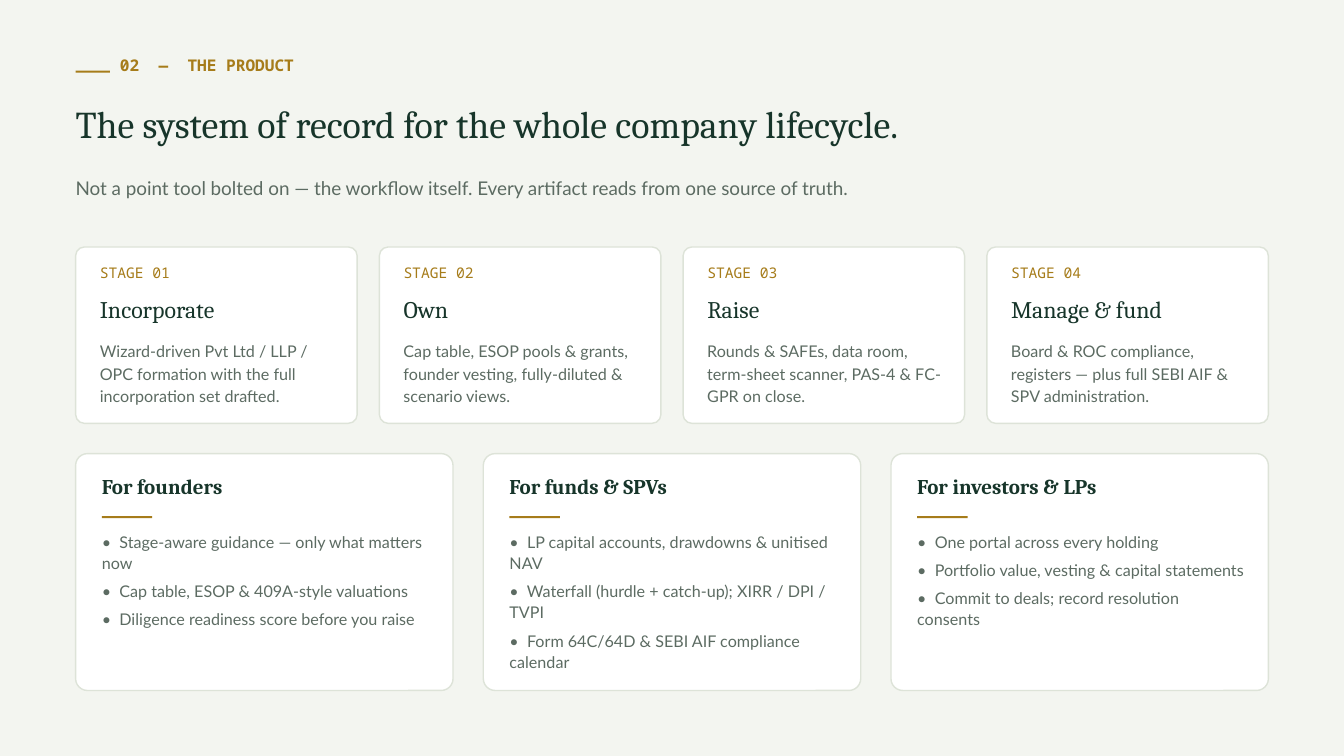
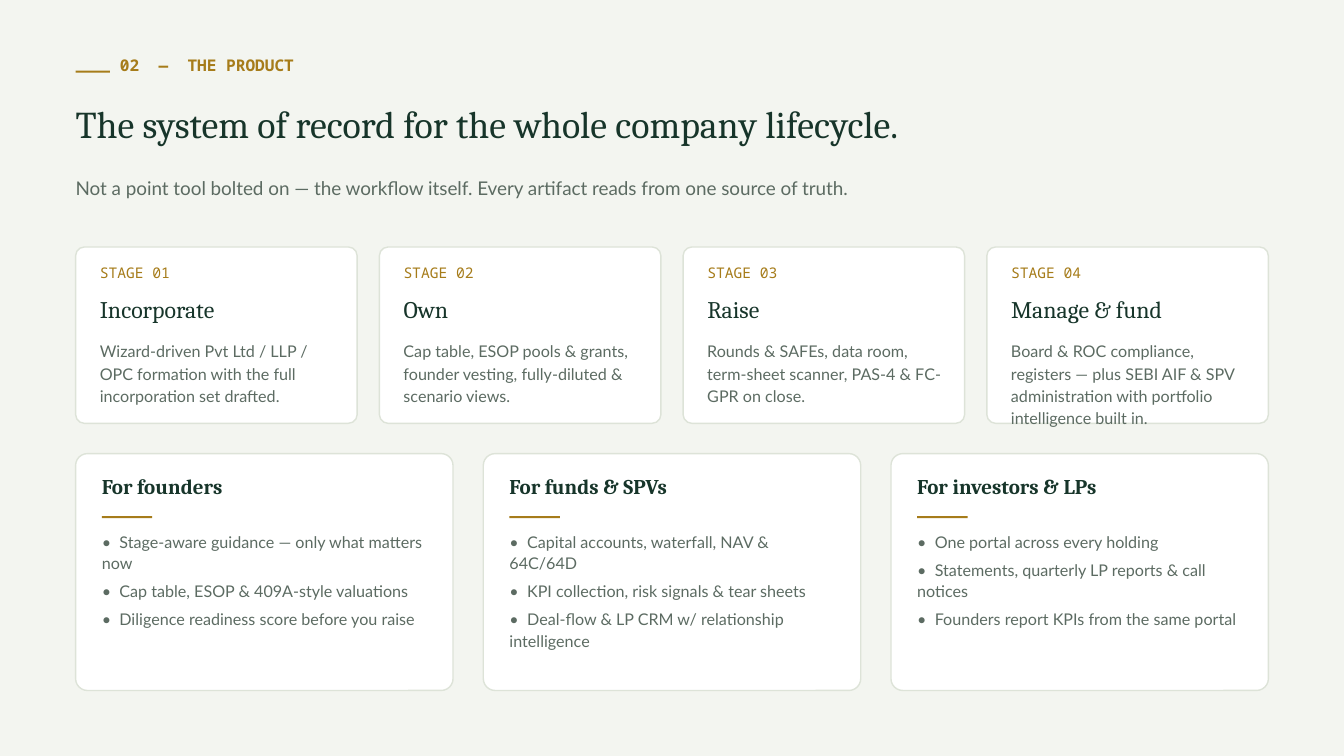
Before and after one commit to vthumati/Paper, a slide deck: slide 3 of docs/Paper_Investor_Pitch.pptx. Drawn at 1344x756 pixels with LibreOffice and Linux fonts; fonts in the diff are those of the drawing. Boxes give left, top, right and bottom in pixels: in the first picture for what was removed or moved away, otherwise in the second. Text is boxed around its words. In the diff, an @@ line names an element or a change of style, - is before the commit and + after.

```diff
--- a/docs/Paper_Investor_Pitch.pptx
+++ b/docs/Paper_Investor_Pitch.pptx
@@ text at (1011, 345, 1235, 427): text changed @@
-Board & ROC compliance, registers — plus full SEBI AIF & SPV administration.
+Board & ROC compliance, registers — plus SEBI AIF & SPV administration with portfolio intelligence built in.
@@ text at (509, 536, 806, 650): text changed @@
-• LP capital accounts, drawdowns & unitised NAV
-• Waterfall (hurdle + catch-up); XIRR / DPI / TVPI
-• Form 64C/64D & SEBI AIF compliance calendar
+• Capital accounts, waterfall, NAV & 64C/64D
+• KPI collection, risk signals & tear sheets
+• Deal-flow & LP CRM w/ relationship intelligence
@@ text at (917, 564, 1236, 628): text changed @@
-• Portfolio value, vesting & capital statements
-• Commit to deals; record resolution consents
+• Statements, quarterly LP reports & call notices
+• Founders report KPIs from the same portal
```
Also in this commit, not shown: 2 other slides changed, 2 other files.
